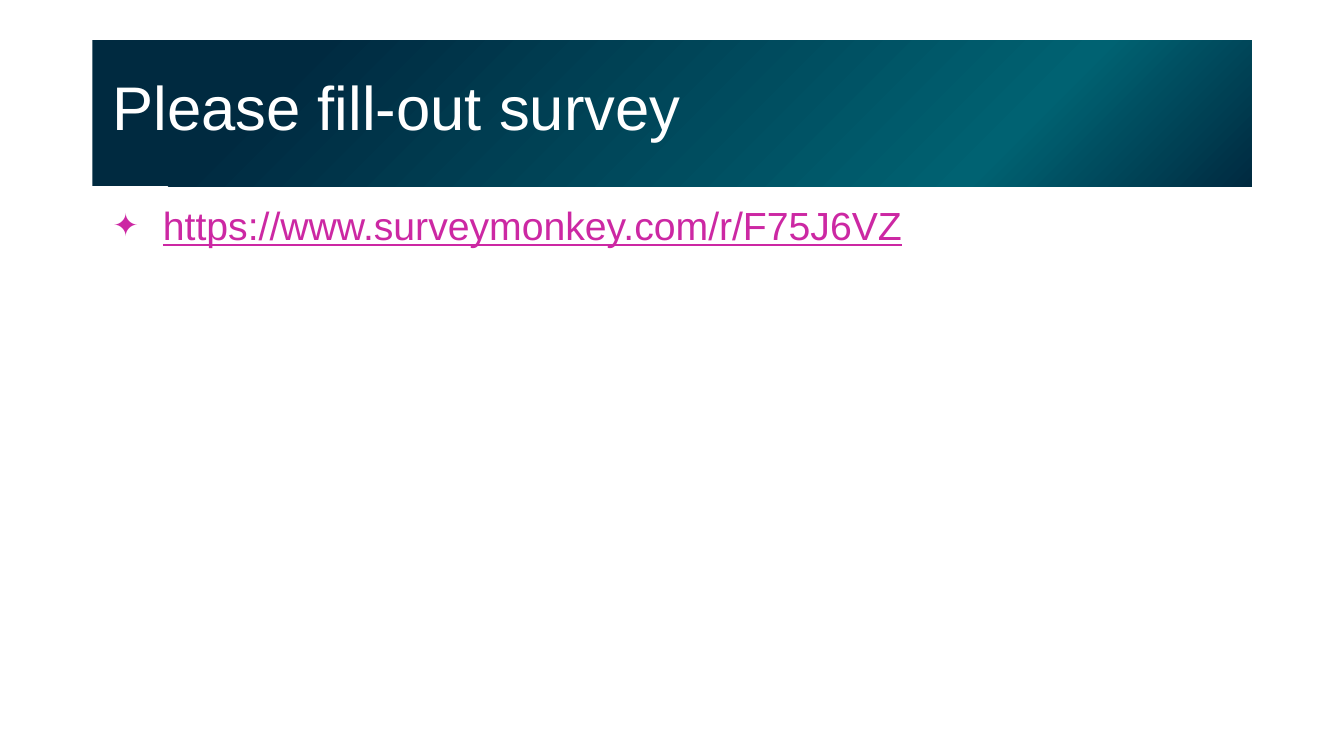
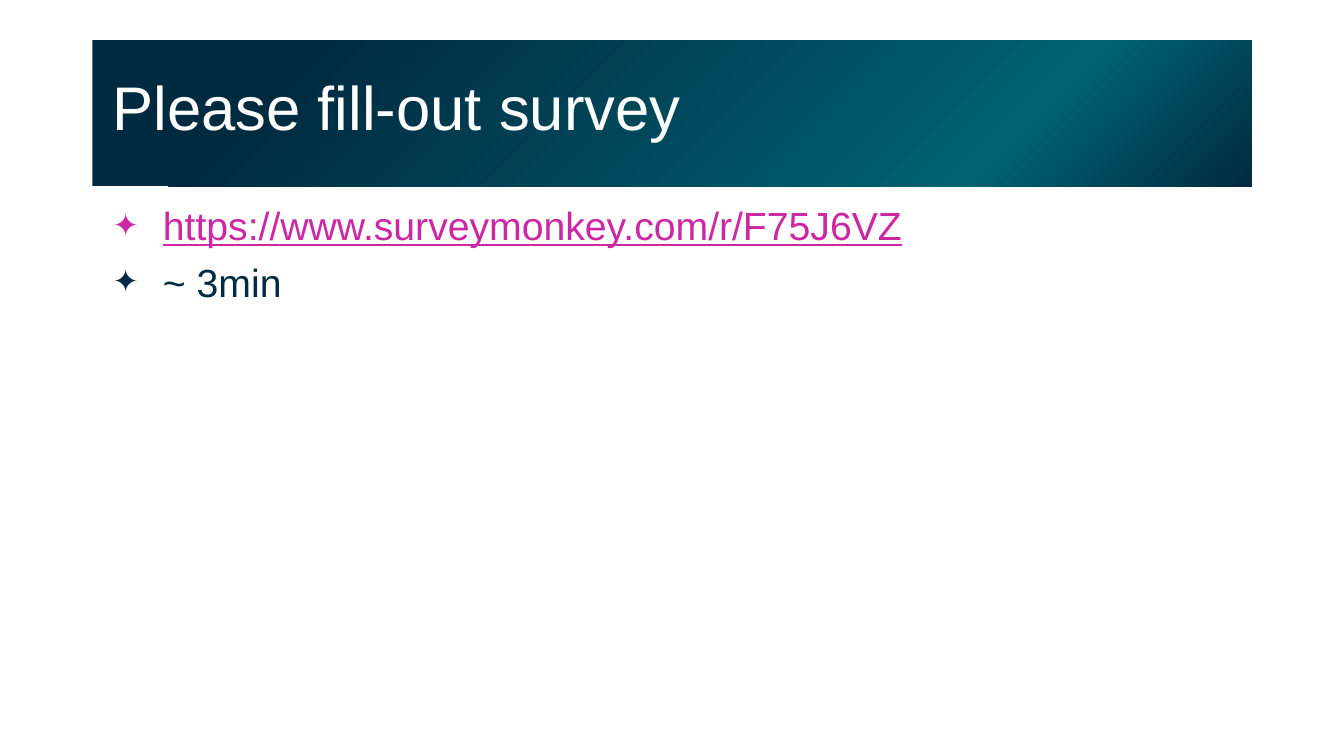
Before and after one commit to gladstone-institutes/Bioinformatics-Workshops, a slide deck: slide 44 of hypothesis-testing/HypothesisTesting.pptx. Drawn at 1344x756 pixels with LibreOffice and Linux fonts; fonts in the diff are those of the drawing. Boxes give left, top, right and bottom in pixels: in the first picture for what was removed or moved away, otherwise in the second. Text is boxed around its words. In the diff, an @@ line names an element or a change of style, - is before the commit and + after.

```diff
--- a/hypothesis-testing/HypothesisTesting.pptx
+++ b/hypothesis-testing/HypothesisTesting.pptx
@@ text at <box>197,268,282,298</box>: paragraph added @@
+✦ ~ 3min
```
Also in this commit, not shown: 2 other slides changed.
